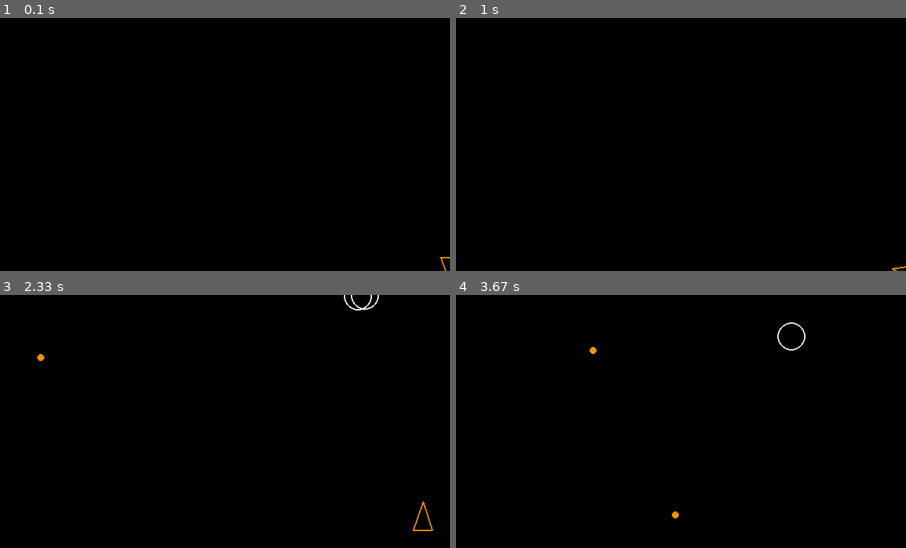
Above: before the commit, frames 1-4 (two rows, left to right).
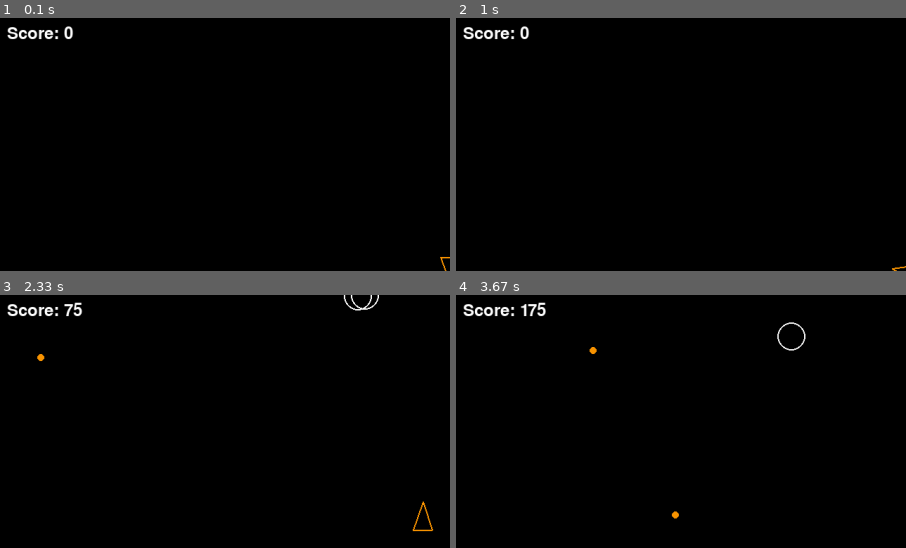
Above: after the commit, the same moments.

Repository: tp-coder/pygame-asteroid
Game: pygame game, started from main.py
Same seed, same stepped clock (60 frames per second), same inputs: the game is played once before the commit and once after it.
Inputs:
- Up to frame 1 (0.1 s): no input
- Up to frame 2 (1 s): tap Space at 0.33, 0.73 s; hold Right from 0.67 s (still down)
- Up to frame 3 (2.33 s): tap Space at 1.03, 1.23, 1.57, 1.87, 2.07 s; release Right at 1.13 s; hold Up 1.17-1.47 s; hold Right 1.5-1.97 s; hold Left from 2 s (still down)
- Up to frame 4 (3.67 s): tap Space at 2.37, 2.63, 2.97, 3.27, 3.4 s; release Left at 2.53 s; hold Down 2.57-2.87 s; hold Left 2.9-3.3 s; hold Up from 3.33 s (still down)
The pictures show only the part of the screen within x 0-50%, y 0-50%; the shares and areas given below are measured in that part.

The runs differ from the first frame. In frame 1, 0.4% of the frame differs, in the area x 1-17%, y 3-9%; in frame 2, 0.4%; in frame 3, 0.5%; in frame 4, 0.5%, in the area x 1-20%, y 2-9%.

Commit message:
added scoring to the game

Diff:
--- a/asteroid.py
+++ b/asteroid.py
@@ -25,3 +25,11 @@
     def update(self, dt):
         # this will update the position of the asteroids and make them move on a straight line
         self.position += self.velocity * dt
+
+    def get_points(self):
+        if self.radius == ASTEROID_MIN_RADIUS:
+            return 100
+        elif self.radius > ASTEROID_MIN_RADIUS and self.radius <= ASTEROID_MIN_RADIUS * 2:
+            return 75
+        else:
+            return 50
--- a/main.py
+++ b/main.py
@@ -14,6 +14,7 @@
     pygame.init()
     # setting the screen to the values of constants currently defined as 1280 x 720
     screen = pygame.display.set_mode(size=(SCREEN_WIDTH, SCREEN_HEIGHT))
+    pygame.display.set_caption("tp-coder Pygame Asteroids")
 
     print("Starting asteroids!")
     print(f"Screen width: {SCREEN_WIDTH}")
@@ -22,6 +23,9 @@
     # creating a clock to control the screen frame rate
     clock = pygame.time.Clock()
     dt = 0
+
+    # initializing pygame font
+    font = pygame.font.Font(None, 36)
 
     # groups that can hold and manage multiple game objects
     updatable = pygame.sprite.Group()
@@ -38,6 +42,11 @@
     player = Player(x = SCREEN_WIDTH / 2, y = SCREEN_HEIGHT / 2)
     # instanciate asteroids otherwise they don't spawn
     asteroid_field = AsteroidField()
+
+    # rendering the player score
+    def render_score(screen, score):
+        score_text = font.render(f"Score: {score}", True, (255, 255, 255))
+        screen.blit(score_text, (10, 10))
 
     # creating an infinite game loop with a black screen
     running = True
@@ -56,6 +65,8 @@
         for asteroid in asteroids:
             for shot in shots:
                 if shot.collision(asteroid):
+                    # calling asteroids.get_score method to increase the player score
+                    player.increase_score(asteroid.get_points())
                     asteroid.split()
                     shot.kill()
 
@@ -69,6 +80,9 @@
         for draw in drawable:
             draw.draw(screen)
 
+        # rendering the player score
+        render_score(screen, player.score)
+
         # refreshing the display
         pygame.display.flip()
 
--- a/player.py
+++ b/player.py
@@ -8,6 +8,7 @@
         super().__init__(x, y, PLAYER_RADIUS)
         self.rotation = 0
         self.shot_cooldown = 0
+        self.score = 0
 
     # in the player class
     def triangle(self):
@@ -24,6 +25,9 @@
 
     def rotate(self, dt, direction):
         self.rotation += direction * PLAYER_TURN_SPEED * dt
+
+    def increase_score(self, points):
+        self.score += points
 
     def move(self, dt, direction):
         forward = pygame.Vector2(0,1).rotate(self.rotation)
Not shown, changed: README.md
